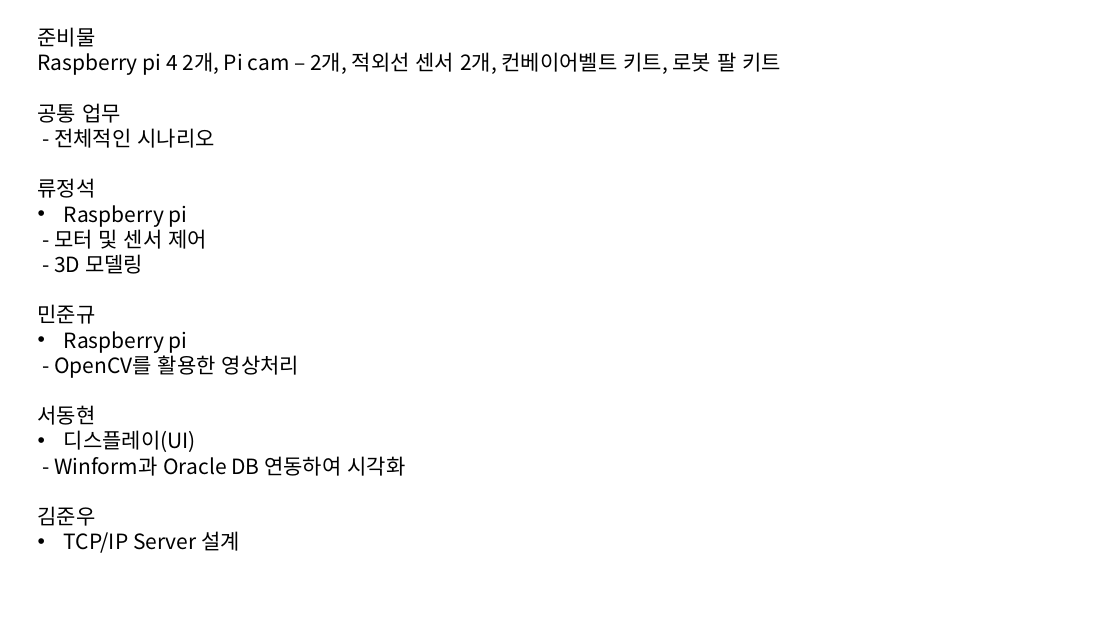
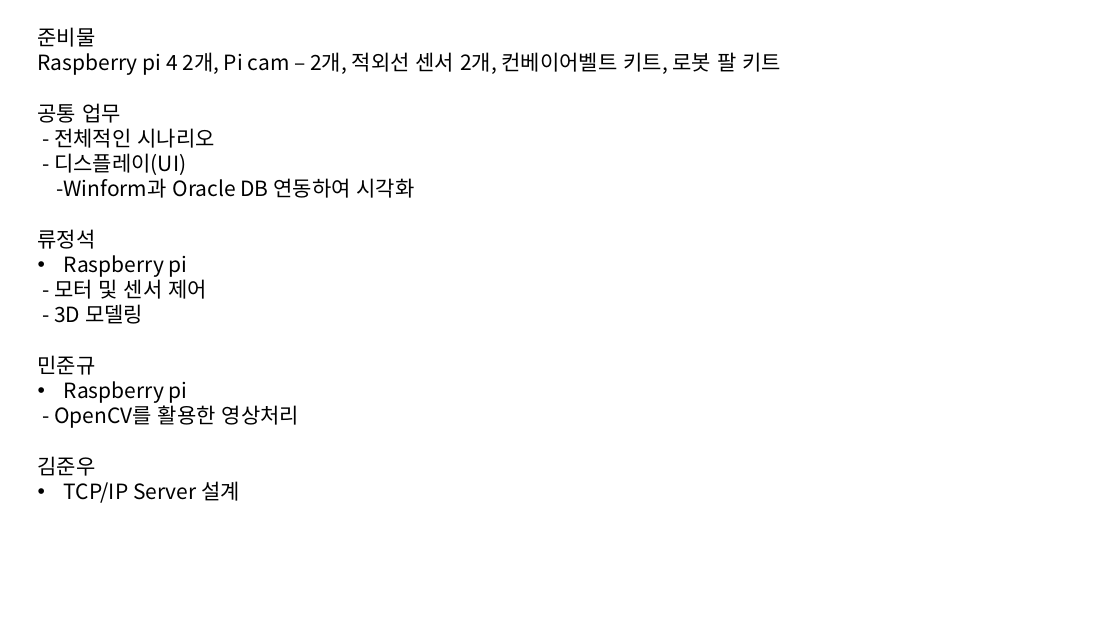
Before and after one commit to ANU-SmartFactory2021/ANU-SmartFactory2021, a slide deck: slide 3 of doc/01. 프로젝트 설계/01. 소프트웨어 요구사항 명세서/2조 구조.pptx. Drawn at 1120x630 pixels with LibreOffice and Linux fonts; fonts in the diff are those of the drawing. Boxes give left, top, right and bottom in pixels: in the first picture for what was removed or moved away, otherwise in the second. Text is boxed around its words. In the diff, an @@ line names an element or a change of style, - is before the commit and + after.

Commit message:
2조 구조

```diff
--- a/doc/01. 프로젝트 설계/01. 소프트웨어 요구사항 명세서/2조 구조.pptx
+++ b/doc/01. 프로젝트 설계/01. 소프트웨어 요구사항 명세서/2조 구조.pptx
@@ text at bbox=[54, 153, 415, 198]: paragraphs added @@
+- 디스플레이(UI)
+-Winform과 Oracle DB 연동하여 시각화
@@ text at bbox=[38, 405, 405, 476]: paragraphs removed @@
-서동현
-• 디스플레이(UI)
-- Winform과 Oracle DB 연동하여 시각화
```
